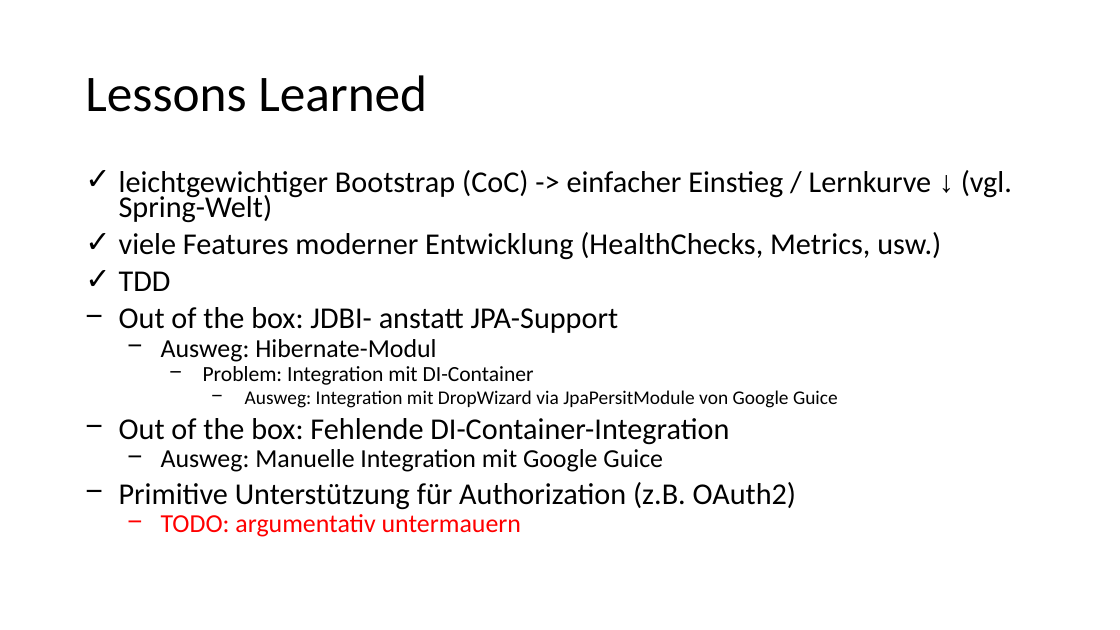
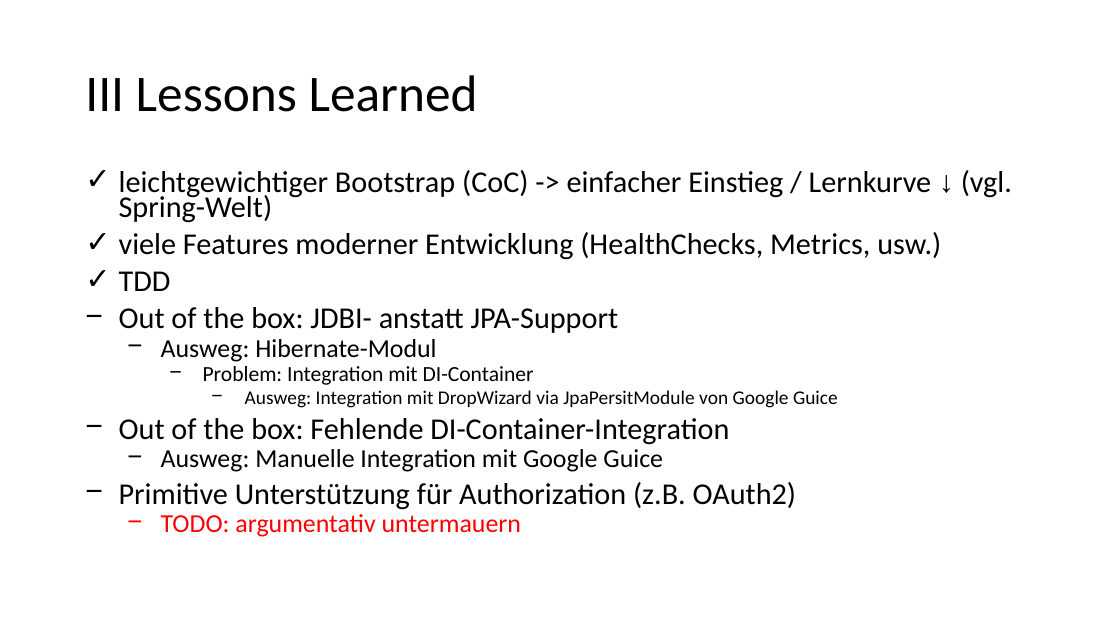
Before and after one commit to stefanil/EnergyManager, a slide deck: slide 39 of presentation.pptx (slide 36 before the commit). Drawn at 1120x630 pixels with LibreOffice and Linux fonts; fonts in the diff are those of the drawing. Boxes give left, top, right and bottom in pixels: in the first picture for what was removed or moved away, otherwise in the second. Text is boxed around its words. In the diff, an @@ line names an element or a change of style, - is before the commit and + after.

Commit message:
presentation

```diff
--- a/presentation.pptx
+++ b/presentation.pptx
@@ title at (85, 75, 478, 112): text changed @@
-Lessons Learned
+III Lessons Learned
```
Also in this commit, not shown: 3 slides added.
